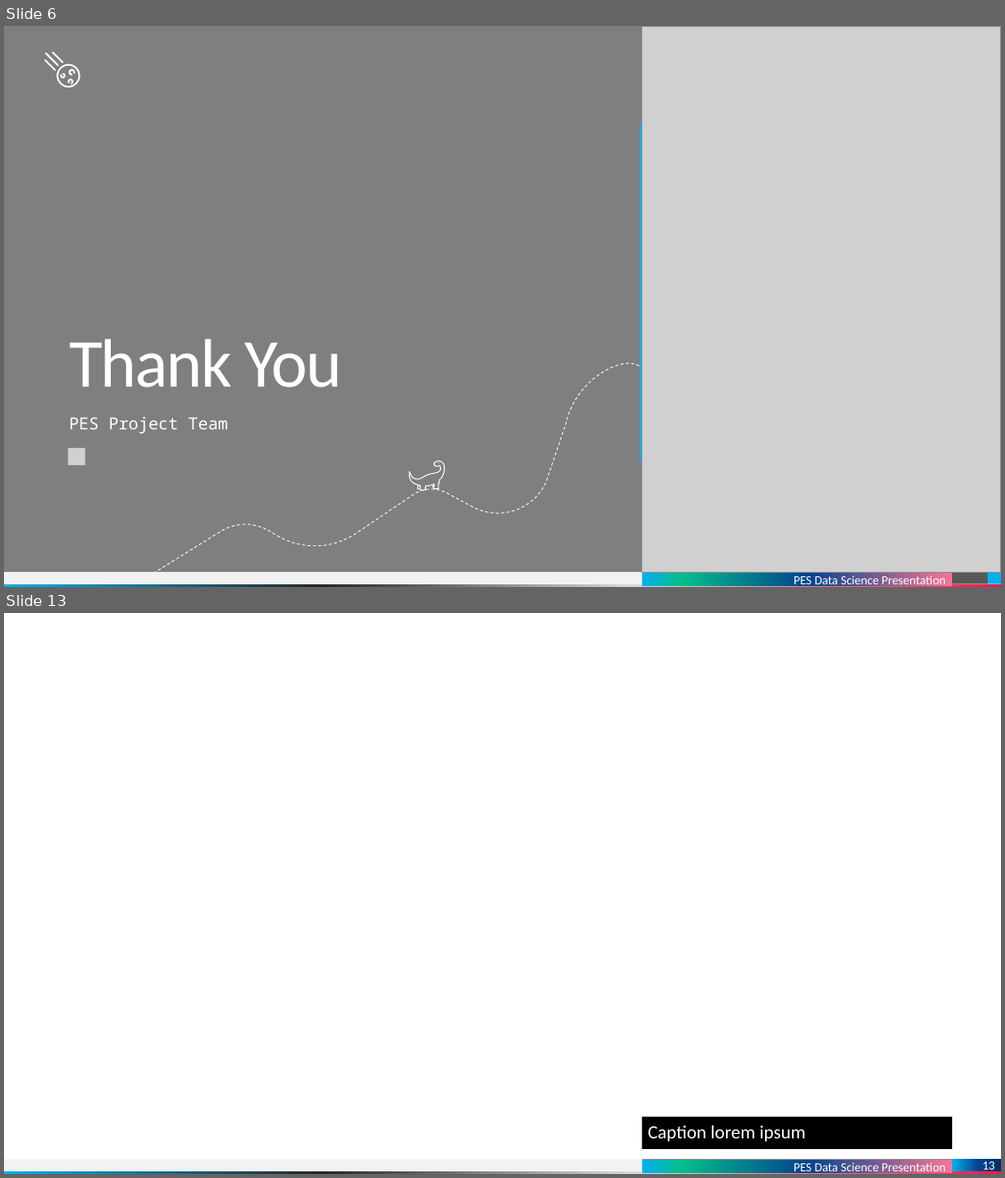
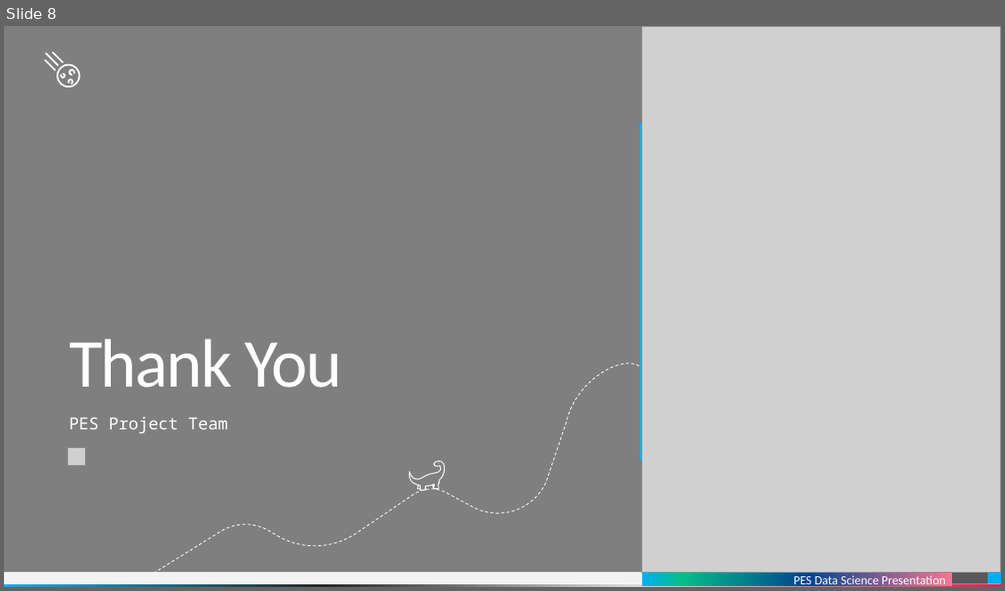
Before and after one commit to dinuthomas/pesmtech, a slide deck: presentation/medicine.pptx. Shown one above the other, each under a label of ours: slides 6 and 13 before the commit, slide 8 after it; the slides between them are not shown. The pictures are 1005x1178 and 1005x591 pixels, drawn with LibreOffice and Linux fonts; fonts in the diff are those of the drawing; grey boxes stand for pictures; background and template pictures are left out. Boxes give left, top, right and bottom in pixels: in the first picture for what was removed or moved away, otherwise in the second. Text is boxed around its words. In the diff, an @@ line names an element or a change of style, - is before the commit and + after.

```diff
--- a/presentation/medicine.pptx
+++ b/presentation/medicine.pptx
@@ slide 13 removed at (4,613,1001,1174), background #FFFFFF; not listed: 3 template elements that a slide beside it also shows @@
@@ text removed at (642,1116,952,1149) @@
-Caption lorem ipsum
@@ rectangle removed at (643,1160,952,1173) @@
-PES Data Science Presentation
@@ page number removed at (952,1159,1001,1171) @@
-13
@@ what was slide 6 is now slide 8 @@
```
Also in this commit, not shown: 2 slides added, 7 other slides removed.
